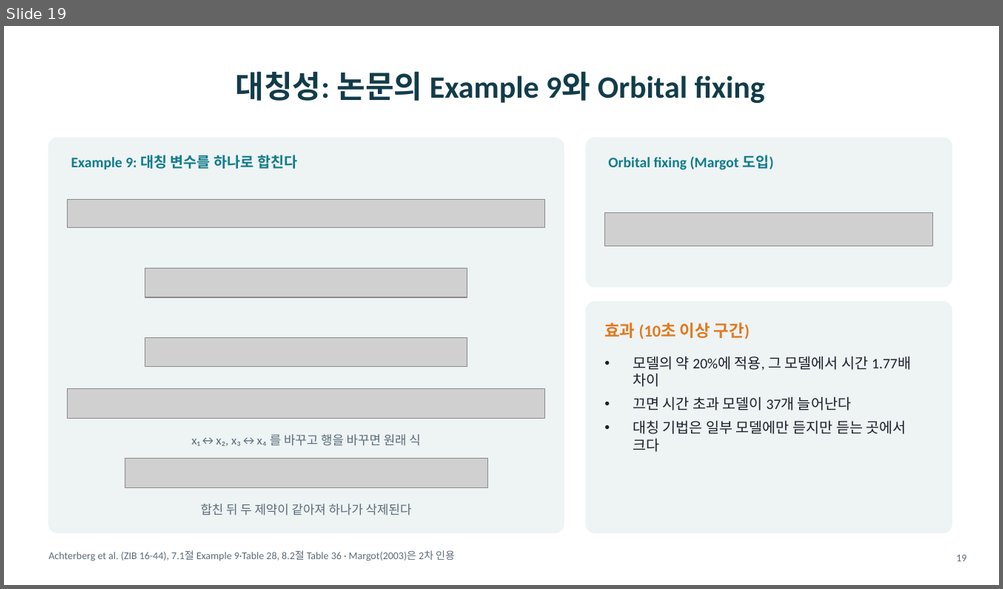
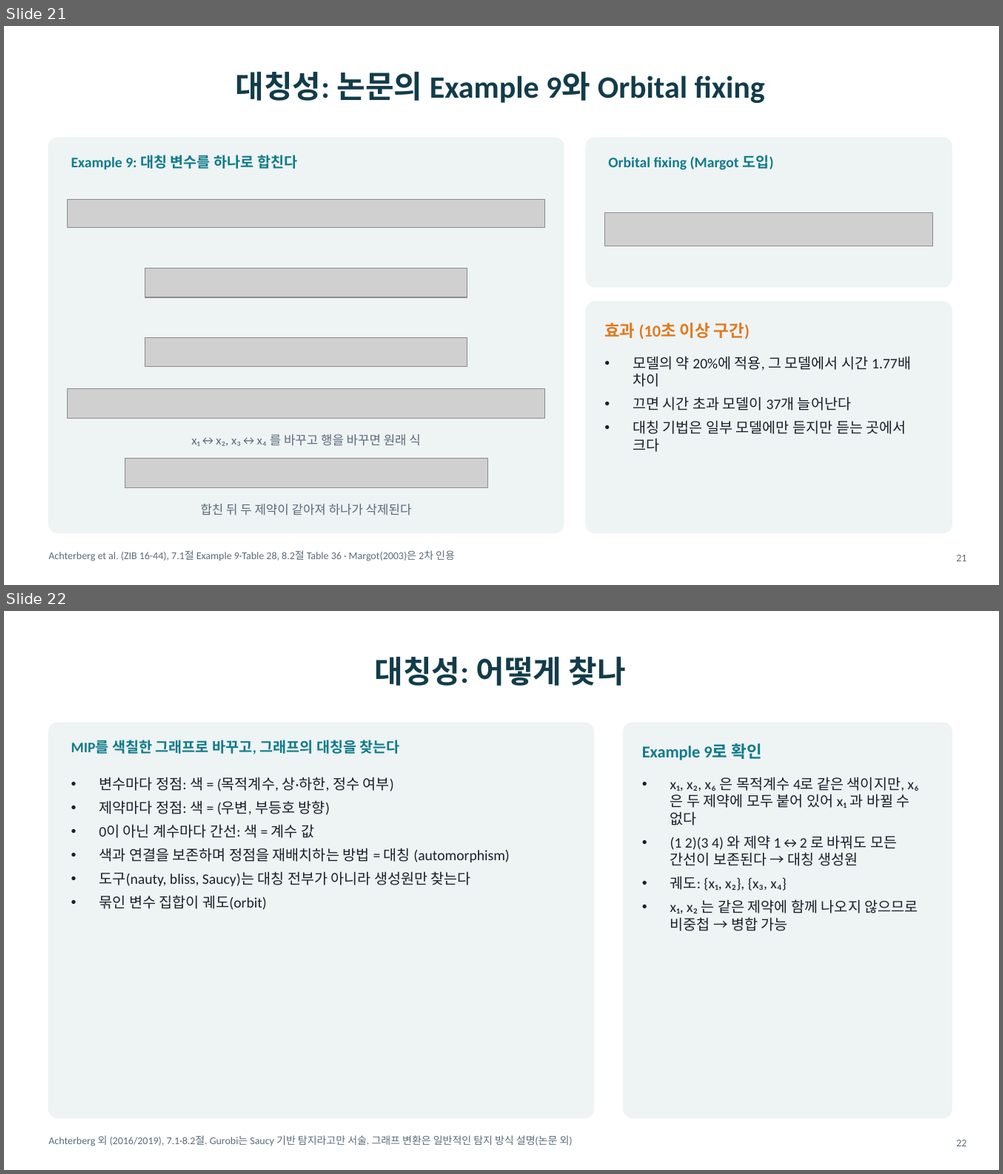
Before and after one commit to kanginhan1018-gif/Portfolio, a slide deck: public/papers/milp-acceleration-v2.pptx. Shown one above the other, each under a label of ours: slide 19 before the commit, slides 21 and 22 after it. The pictures are 1003x589 and 1003x1174 pixels, drawn with LibreOffice and Linux fonts; fonts in the diff are those of the drawing; grey boxes stand for pictures. Boxes give left, top, right and bottom in pixels: in the first picture for what was removed or moved away, otherwise in the second. Text is boxed around its words. In the diff, an @@ line names an element or a change of style, - is before the commit and + after.

```diff
--- a/public/papers/milp-acceleration-v2.pptx
+++ b/public/papers/milp-acceleration-v2.pptx
@@ slide 22 added at (4,611,999,1170), background #FFFFFF @@
@@ title added at (374,656,626,686), 30 pt, text #123C4A, bold @@
+대칭성: 어떻게 찾나
@@ rounded rectangle added at (48,723,594,1119), fill #EEF3F4, outline #EEF3F4 1 pt @@
@@ text added at (71,740,400,755), 14 pt, text #0F7B8A, bold @@
+MIP를 색칠한 그래프로 바꾸고, 그래프의 대칭을 찾는다
@@ rounded rectangle added at (623,723,951,1119), fill #EEF3F4, outline #EEF3F4 1 pt @@
@@ text added at (642,743,761,760), 16 pt, text #0F7B8A, bold @@
+Example 9로 확인
@@ text added at (99,777,509,910), 14 pt, text #1B1F2A @@
+• 변수마다 정점: 색 = (목적계수, 상·하한, 정수 여부)
+• 제약마다 정점: 색 = (우변, 부등호 방향)
+• 0이 아닌 계수마다 간선: 색 = 계수 값
+• 색과 연결을 보존하며 정점을 재배치하는 방법 = 대칭 (automorphism)
+• 도구(nauty, bliss, Saucy)는 대칭 전부가 아니라 생성원만 찾는다
+• 묶인 변수 집합이 궤도(orbit)
@@ text added at (670,777,919,931), 14 pt, text #1B1F2A @@
+• x₁, x₂, x₆ 은 목적계수 4로 같은 색이지만, x₆ 은 두 제약에 모두 붙어 있어 x₁ 과 바뀔 수 없다
+• (1 2)(3 4) 와 제약 1↔2 로 바꿔도 모든 간선이 보존된다 → 대칭 생성원
+• 궤도: {x₁, x₂}, {x₃, x₄}
+• x₁, x₂ 는 같은 제약에 함께 나오지 않으므로 비중첩 → 병합 가능
@@ text added at (48,1136,572,1147), 10 pt, text #5B6B7A @@
+Achterberg 외 (2016/2019), 7.1·8.2절. Gurobi는 Saucy 기반 탐지라고만 서술. 그래프 변환은 일반적인 탐지 방식 설명(논문 외)
@@ page number added at (956,1140,966,1147), 10 pt, text #5B6B7A @@
+22
@@ what was slide 19 is now slide 21 @@
@@ page number at (956,555,966,562): text changed @@
-19
+21
```
Also in this commit, not shown: 2 other slides added, 15 other files.
